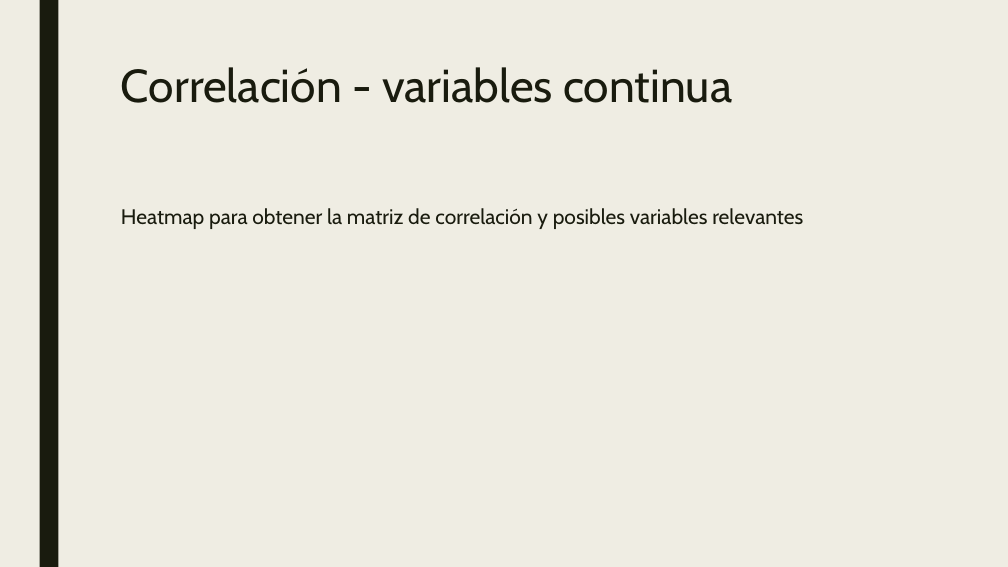
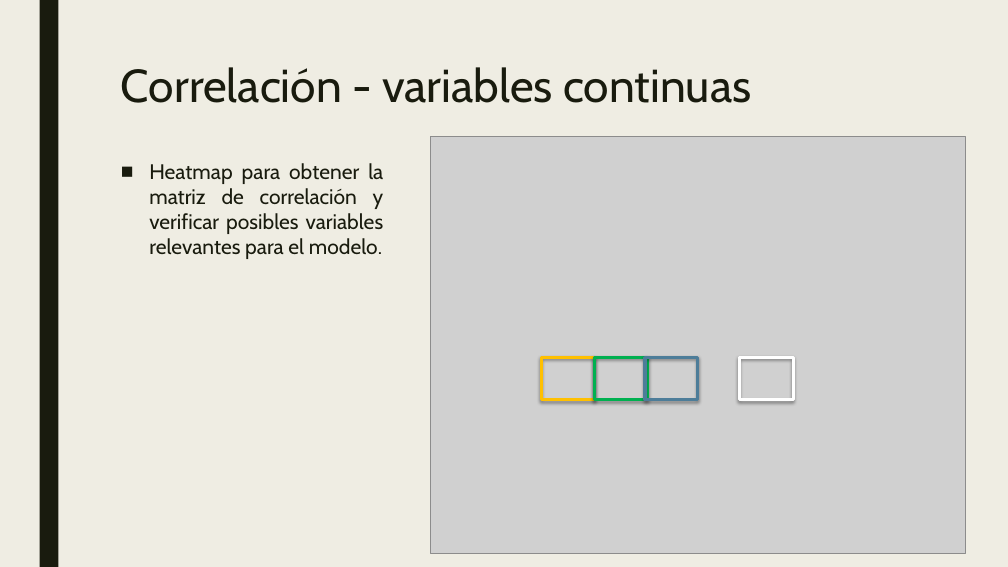
Before and after one commit to varelapablos/Desafio1-G3, a slide deck: slide 5 of Presentación - Desafio 2 - Regresión Lineal Properati.pptx. Drawn at 1008x567 pixels with LibreOffice and Linux fonts; fonts in the diff are those of the drawing; grey boxes stand for pictures. Boxes give left, top, right and bottom in pixels: in the first picture for what was removed or moved away, otherwise in the second. Text is boxed around its words. In the diff, an @@ line names an element or a change of style, - is before the commit and + after.

```diff
--- a/Presentación - Desafio 2 - Regresión Lineal Properati.pptx
+++ b/Presentación - Desafio 2 - Regresión Lineal Properati.pptx
@@ title at (x1=121, y1=67, x2=751, y2=103): text changed @@
-Correlación - variables continua
+Correlación - variables continuas
@@ picture added at (x1=431, y1=136, x2=966, y2=554) @@
@@ text at (x1=149, y1=163, x2=384, y2=259): text changed @@
-Heatmap para obtener la matriz de correlación y posibles variables relevantes
+■ Heatmap para obtener la matriz de correlación y verificar posibles variables relevantes para el modelo.
@@ rectangle added at (x1=542, y1=358, x2=595, y2=400), outline #FFC000 3 pt @@
@@ rectangle added at (x1=595, y1=358, x2=648, y2=400), outline #00B050 3 pt @@
@@ rectangle added at (x1=645, y1=358, x2=698, y2=400), outline #4D7D99 3 pt @@
@@ rectangle added at (x1=740, y1=358, x2=793, y2=400), outline #FFFFFF 3 pt @@
```
Also in this commit, not shown: 11 other slides changed, 3 slides added, 4 slides removed, 1 other file.
